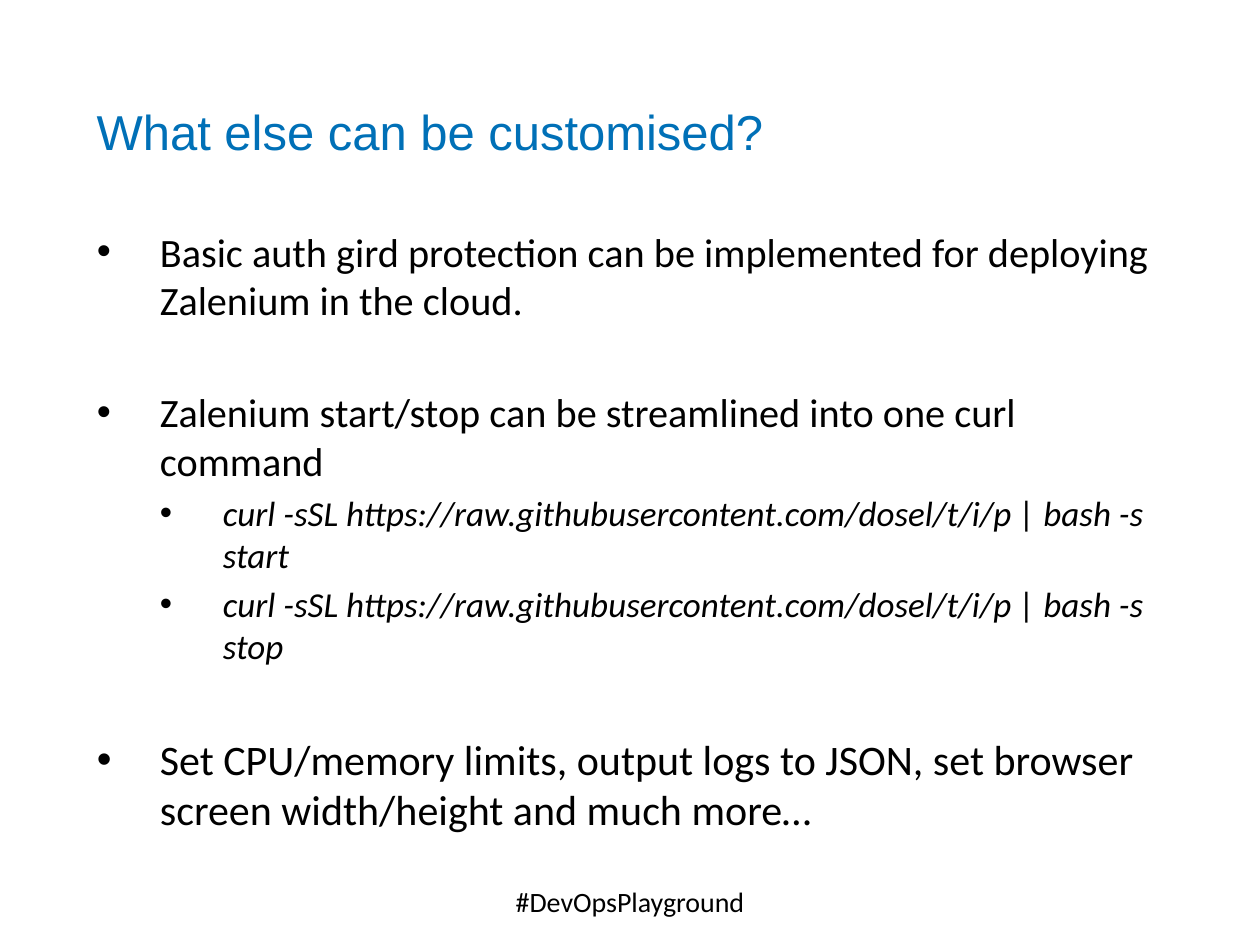
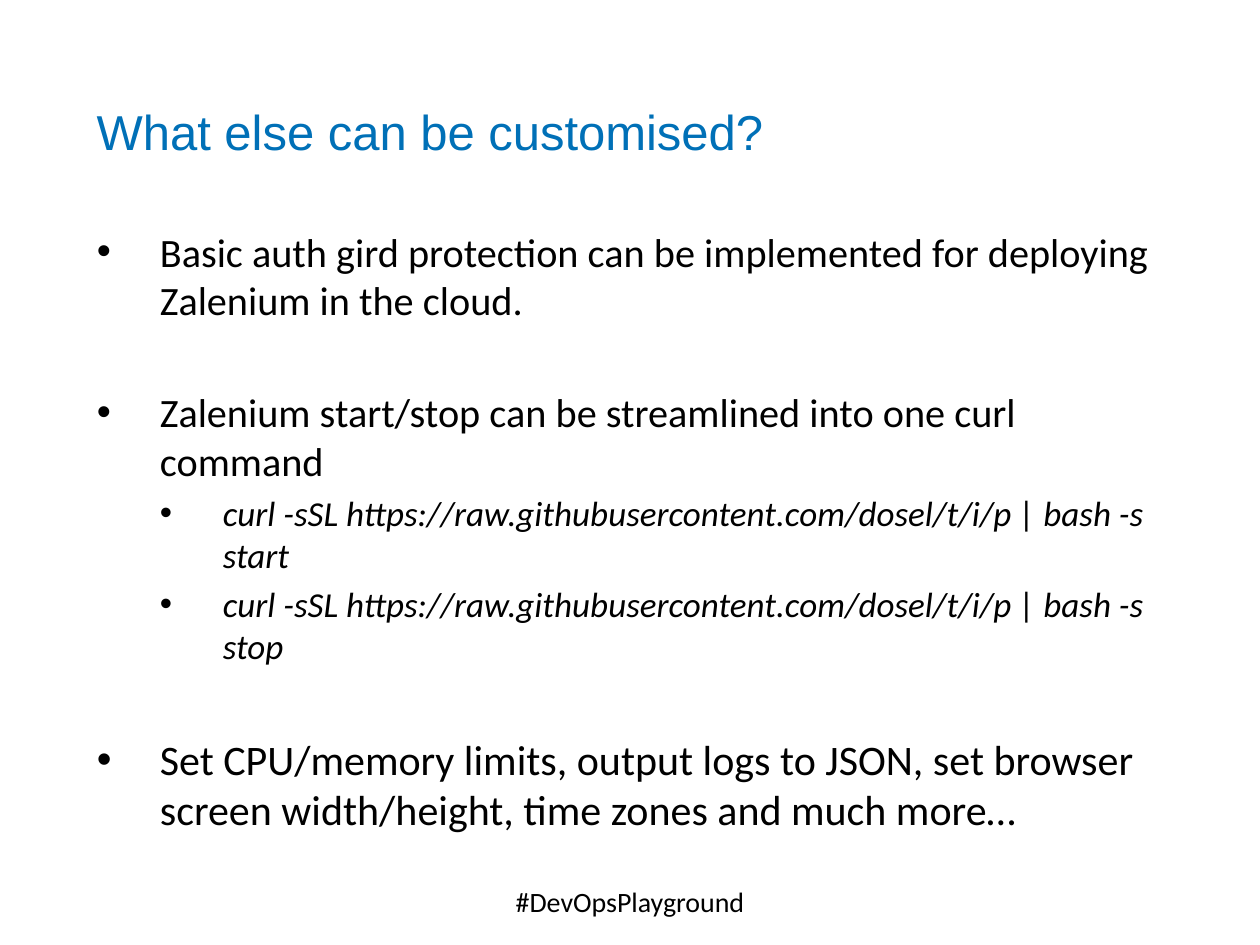
Before and after one commit to DevOpsPlayground/Hands-on-with-Selenium-Auto-Scaling-using-Docker-and-Zalenium, a slide deck: slide 13 of ECS_Digital_Template.pptx. Drawn at 1260x945 pixels with LibreOffice and Linux fonts; fonts in the diff are those of the drawing; background and template pictures are left out. Boxes give left, top, right and bottom in pixels: in the first picture for what was removed or moved away, otherwise in the second. Text is boxed around its words. In the diff, an @@ line names an element or a change of style, - is before the commit and + after.

```diff
--- a/ECS_Digital_Template.pptx
+++ b/ECS_Digital_Template.pptx
@@ text at [160, 745, 1134, 833]: text changed @@
-• Set CPU/memory limits, output logs to JSON, set browser screen width/height and much more…
+• Set CPU/memory limits, output logs to JSON, set browser screen width/height, time zones and much more…
```
Also in this commit, not shown: 1 other slide changed, 1 other file.
